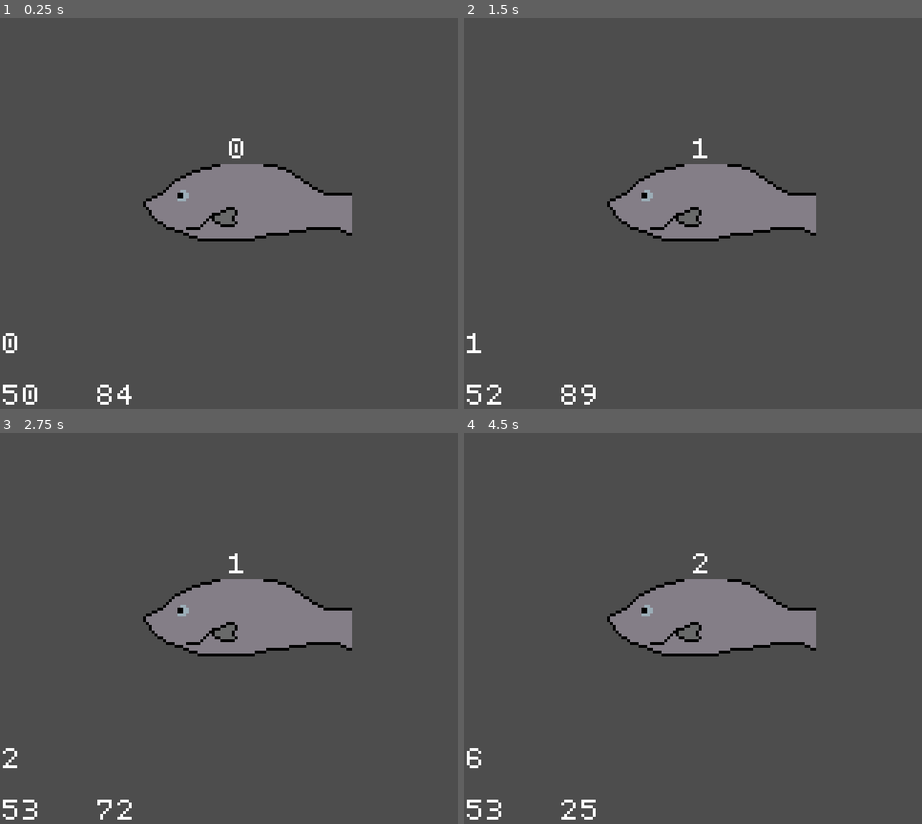
Above: before the commit, frames 1-4 (two rows, left to right).
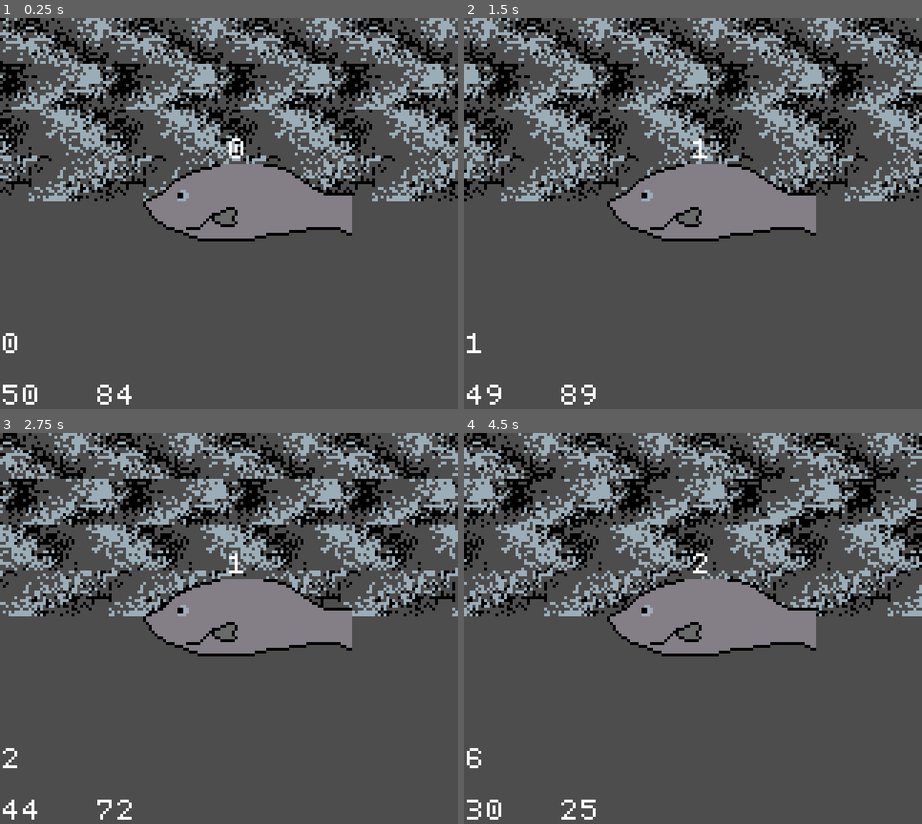
Above: after the commit, the same moments.

Repository: andrebariani/gbjam_12_spooky_fishing
Game: Godot game, scene res://scenes/ui/fish_reeling_scene.tscn
Same seed, same stepped clock (60 frames per second), same inputs: the game is played once before the commit and once after it. This scene is started directly instead of the project's main scene.
Inputs:
- Up to frame 1 (0.25 s): no input
- Up to frame 2 (1.5 s): hold Right (right) 0.53-1.28 s; tap Z (A) at 0.6 s; tap X (B) at 0.8, 1.35 s; hold Down (down) from 1.28 s (still down)
- Up to frame 3 (2.75 s): tap Z (A) at 1.55, 2.1 s; release Down (down) at 2.03 s; hold Right (right) from 2.03 s (still down); tap X (B) at 2.3 s
- Up to frame 4 (4.5 s): release Right (right) at 2.78 s; hold Up (up) 2.78-3.53 s; tap X (B) at 2.85, 3.8, 4.35 s; tap Z (A) at 3.05, 3.6 s; hold Left (left) from 3.53 s (still down)

The runs differ from the first frame. In frame 1, 20% of the frame differs, in the area x 0-100%, y 0-47%; in frame 2, 20%; in frame 3, 20%, in the area x 0-100%, y 0-99%; in frame 4, 20%.

Commit message:
fancy parallax background for reeling minigame

Diff:
--- a/scenes/entities/fish/Candiru.tres
+++ b/scenes/entities/fish/Candiru.tres
@@ -1,5 +1,6 @@
-[gd_resource type="Resource" script_class="FishData" load_steps=2 format=3 uid="uid://hfrlgdhm8knk"]
+[gd_resource type="Resource" script_class="FishData" load_steps=3 format=3 uid="uid://hfrlgdhm8knk"]
 
+[ext_resource type="Resource" uid="uid://do6402ag5uvm5" path="res://scenes/items/maggot.tres" id="1_c8tvf"]
 [ext_resource type="Script" path="res://scenes/entities/fish/fish_data.gd" id="1_pa6va"]
 
 [resource]
@@ -9,6 +10,7 @@
 description = "It breaches through the flesh and feasts on its prey from the inside out."
 is_moochable = false
 stamina = 0.0
+bait = ExtResource("1_c8tvf")
 behavior = "Static"
 size_centimeters = 12.0
 is_fixed_attempts = false
--- a/scenes/entities/fish/Lungfish.tres
+++ b/scenes/entities/fish/Lungfish.tres
@@ -1,6 +1,7 @@
-[gd_resource type="Resource" script_class="FishData" load_steps=2 format=3 uid="uid://dqvg82tmdvvr3"]
+[gd_resource type="Resource" script_class="FishData" load_steps=3 format=3 uid="uid://dqvg82tmdvvr3"]
 
 [ext_resource type="Script" path="res://scenes/entities/fish/fish_data.gd" id="1_4e5v4"]
+[ext_resource type="Resource" uid="uid://do6402ag5uvm5" path="res://scenes/items/maggot.tres" id="1_ahw2q"]
 
 [resource]
 script = ExtResource("1_4e5v4")
@@ -9,6 +10,7 @@
 description = "A snake-like fish with a nasty bite."
 is_moochable = false
 stamina = 0.0
+bait = ExtResource("1_ahw2q")
 behavior = "Static"
 size_centimeters = 12.0
 is_fixed_attempts = false
--- a/scenes/entities/fish/Redrum.tres
+++ b/scenes/entities/fish/Redrum.tres
@@ -1,5 +1,6 @@
-[gd_resource type="Resource" script_class="FishData" load_steps=2 format=3 uid="uid://dnychxls0ov2c"]
+[gd_resource type="Resource" script_class="FishData" load_steps=3 format=3 uid="uid://dnychxls0ov2c"]
 
+[ext_resource type="Resource" uid="uid://do6402ag5uvm5" path="res://scenes/items/maggot.tres" id="1_6ogot"]
 [ext_resource type="Script" path="res://scenes/entities/fish/fish_data.gd" id="1_nl5b8"]
 
 [resource]
@@ -9,6 +10,7 @@
 description = "A fish completely covered in red, believed to be a bad omen."
 is_moochable = false
 stamina = 0.0
+bait = ExtResource("1_6ogot")
 behavior = "Static"
 size_centimeters = 12.0
 is_fixed_attempts = false
--- a/scenes/entities/fish/Suevoleviathan.tres
+++ b/scenes/entities/fish/Suevoleviathan.tres
@@ -1,5 +1,6 @@
-[gd_resource type="Resource" script_class="FishData" load_steps=2 format=3 uid="uid://cql3mb5e5csxs"]
+[gd_resource type="Resource" script_class="FishData" load_steps=3 format=3 uid="uid://cql3mb5e5csxs"]
 
+[ext_resource type="Resource" uid="uid://do6402ag5uvm5" path="res://scenes/items/maggot.tres" id="1_3pm6q"]
 [ext_resource type="Script" path="res://scenes/entities/fish/fish_data.gd" id="1_isulu"]
 
 [resource]
@@ -9,6 +10,7 @@
 description = "A primordial creature thought to be extinct long ago."
 is_moochable = false
 stamina = 0.0
+bait = ExtResource("1_3pm6q")
 behavior = "Static"
 size_centimeters = 12.0
 is_fixed_attempts = false
--- a/scenes/entities/fish/ZombieWrasse.tres
+++ b/scenes/entities/fish/ZombieWrasse.tres
@@ -1,5 +1,6 @@
-[gd_resource type="Resource" script_class="FishData" load_steps=2 format=3 uid="uid://c2qvl1oea71dt"]
+[gd_resource type="Resource" script_class="FishData" load_steps=3 format=3 uid="uid://c2qvl1oea71dt"]
 
+[ext_resource type="Resource" uid="uid://do6402ag5uvm5" path="res://scenes/items/maggot.tres" id="1_1i5le"]
 [ext_resource type="Script" path="res://scenes/entities/fish/fish_data.gd" id="1_vxb0g"]
 
 [resource]
@@ -9,6 +10,7 @@
 description = "A slow but agressive creature. It won't stop until it devours all."
 is_moochable = false
 stamina = 0.0
+bait = ExtResource("1_1i5le")
 behavior = "Static"
 size_centimeters = 12.0
 is_fixed_attempts = false
--- a/scenes/ui/fish_reeling_scene.gd
+++ b/scenes/ui/fish_reeling_scene.gd
@@ -7,6 +7,7 @@
 
 @onready var flailTimer = $FlailTimer
 @onready var struggleTimer = $StruggleTimer
+@onready var bg = $ParallaxBackground
 
 @onready var lineTensionLabel = $LineTension
 @onready var distanceLabel = $Distance
@@ -83,6 +84,8 @@
 			if button_pressed:
 				distance += (distance_rate / 2.0) * delta
 				line_tension += line_tension_rate * delta
+			else:
+				distance -= (distance_rate * 0.5) * delta
 
 			add_stamina(-stamina_rate * 0.7, delta)
 
@@ -92,6 +95,8 @@
 			if button_pressed:
 				distance += (distance_rate / 5.0) * delta
 				line_tension += (line_tension_rate * 4) * delta
+			else:
+				distance -= (distance_rate) * delta
 
 			add_stamina(-stamina_rate * 1.5, delta)
 
@@ -105,7 +110,9 @@
 	staminaLabel.text = str(int(stamina))
 	$state.text = str(state)
 
-	if line_tension >= 100:
+	bg.scroll_offset.x = -distance * 10
+
+	if line_tension >= 100 or distance <= 0:
 		print_debug('It got away...')
 		state = RESULT
 	elif distance >= 100:
--- a/scenes/ui/fish_reeling_scene.tscn
+++ b/scenes/ui/fish_reeling_scene.tscn
@@ -1,9 +1,10 @@
-[gd_scene load_steps=5 format=3 uid="uid://5pgojha1nxq3"]
+[gd_scene load_steps=6 format=3 uid="uid://5pgojha1nxq3"]
 
 [ext_resource type="Script" path="res://scenes/ui/fish_reeling_scene.gd" id="1_6doul"]
 [ext_resource type="Resource" uid="uid://dqvg82tmdvvr3" path="res://scenes/entities/fish/Lungfish.tres" id="2_hkqx1"]
 [ext_resource type="Texture2D" uid="uid://ryj8cumeb5bg" path="res://assets/fish.png" id="2_i7pv4"]
 [ext_resource type="FontFile" uid="uid://oev3rdf5s6wf" path="res://assets/dogicapixel.otf" id="4_ylwgf"]
+[ext_resource type="Texture2D" uid="uid://dh1ytfrnfkg7i" path="res://assets/wave_1.png" id="5_vnr08"]
 
 [node name="FishReelingScene" type="Node2D"]
 script = ExtResource("1_6doul")
@@ -56,5 +57,48 @@
 [node name="StruggleTimer" type="Timer" parent="."]
 one_shot = true
 
+[node name="ParallaxBackground" type="ParallaxBackground" parent="."]
+
+[node name="Wave1" type="ParallaxLayer" parent="ParallaxBackground"]
+motion_scale = Vector2(2, 2)
+motion_mirroring = Vector2(160, 0)
+
+[node name="Sprite2D" type="Sprite2D" parent="ParallaxBackground/Wave1"]
+texture = ExtResource("5_vnr08")
+centered = false
+vframes = 4
+
+[node name="Wave2" type="ParallaxLayer" parent="ParallaxBackground"]
+motion_scale = Vector2(1.5, 1.5)
+motion_mirroring = Vector2(160, 0)
+
+[node name="Sprite2D2" type="Sprite2D" parent="ParallaxBackground/Wave2"]
+position = Vector2(0, 16)
+texture = ExtResource("5_vnr08")
+centered = false
+vframes = 4
+frame = 1
+
+[node name="Wave3" type="ParallaxLayer" parent="ParallaxBackground"]
+motion_mirroring = Vector2(160, 0)
+
+[node name="Sprite2D3" type="Sprite2D" parent="ParallaxBackground/Wave3"]
+position = Vector2(0, 32)
+texture = ExtResource("5_vnr08")
+centered = false
+vframes = 4
+frame = 2
+
+[node name="Wave4" type="ParallaxLayer" parent="ParallaxBackground"]
+motion_scale = Vector2(0.5, 0.5)
+motion_mirroring = Vector2(160, 0)
+
+[node name="Sprite2D4" type="Sprite2D" parent="ParallaxBackground/Wave4"]
+position = Vector2(0, 48)
+texture = ExtResource("5_vnr08")
+centered = false
+vframes = 4
+frame = 3
+
 [connection signal="timeout" from="FlailTimer" to="." method="_on_flail_timer_timeout"]
 [connection signal="timeout" from="StruggleTimer" to="." method="_on_timer_timeout"]
Binary file added: assets/wave_1.png
Not shown, added: assets/wave_1.png.import
